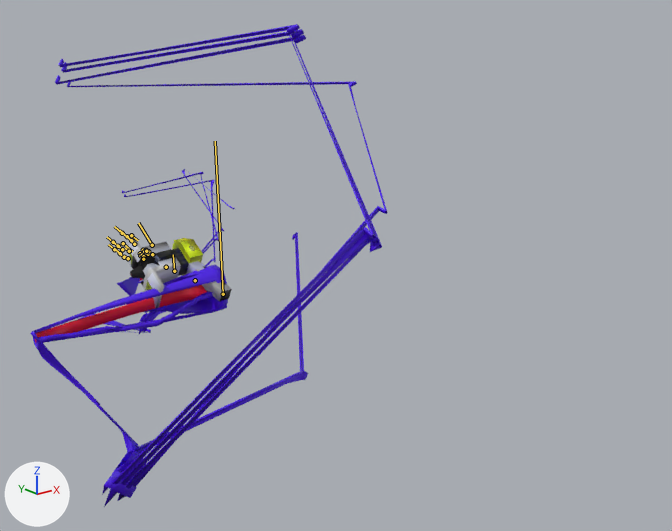
Two versions of the FBX model Badass_Upgrade/UNITY/Assets/Models/GrupoA/Player/weapon1.fbx, one commit apart.
Both versions are drawn from a camera (50 mm lens) standing at (-0.0841, -0.1646, 0.0555) and looking at (0.0329, -0.0185, -0.003). The lights are fixed; the arrows at lower left show +X, +Y and +Z. Both versions are drawn at frame 434 of the action 'ArmatureAction'; the numbers are the values there. The bones that bend it are drawn over the model as lines.

Objects in the first picture: 'Cube_005', 'Gun', 'RArm'.
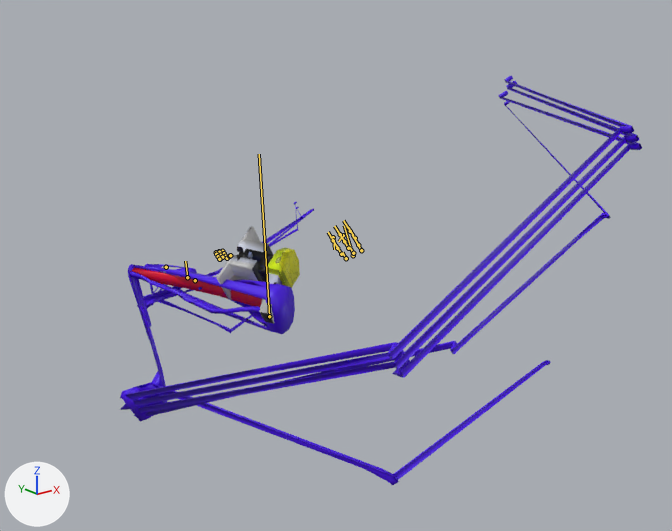
Changed parts and their boxes (x1, y1, x2, y2) in the pictures (672 x 531 px):
'RArm', posed (46% wider, 15% shorter): before (30, 24, 388, 507); after (120, 75, 642, 485)
'Gun', posed (20% narrower, 36% taller): before (127, 236, 232, 308); after (216, 226, 300, 324)
'Cube_005', posed (14% wider, 21% shorter): before (79, 169, 235, 335); after (136, 202, 314, 333)
bone 'Bone', root to tip: before (223, 294) to (223, 293); after (269, 316) to (269, 316)
bone 'Bone_0', root to tip: before (223, 294) to (215, 141); after (269, 316) to (259, 154)
bone 'Bone_001', root to tip: before (152, 245) to (138, 223); after (353, 255) to (344, 225)
bone 'Bone_1', root to tip: before (174, 271) to (173, 254); after (187, 277) to (185, 261)
bone 'Bone_2', root to tip: before (152, 254) to (150, 252); after (220, 259) to (218, 255)

The edits, one by one:
Bone 'Bone' (bone_bone) moves from (0.0, 0.0, 0.991) to (0.0, 0.0, 2.468).
Bone 'Bone' (bone_bone) turns from (64, 84, 68) to (5, 20, 7) degrees about its own x, y and z.
Bone 'Bone_0' (bone_bone_0) moves from (0.0, 0.0, 0.991) to (0.0, 0.0, 2.468).
Bone 'Bone_0' (bone_bone_0) turns from (64, 84, 68) to (5, 20, 7) degrees about its own x, y and z.
Bone 'Bone_001' (bone_bone_001) turns from (-43, 13, -4) to (-28, 19, -2) degrees about its own x, y and z.
Bone 'Bone_1' (bone_bone_1) moves from (0.0, 0.0, 0.991) to (0.0, 0.0, 2.468).
Bone 'Bone_1' (bone_bone_1) turns from (64, 84, 68) to (5, 20, 7) degrees about its own x, y and z.
Bone 'Bone_2' (bone_bone_2) turns from (-43, 13, -4) to (-28, 19, -2) degrees about its own x, y and z.
